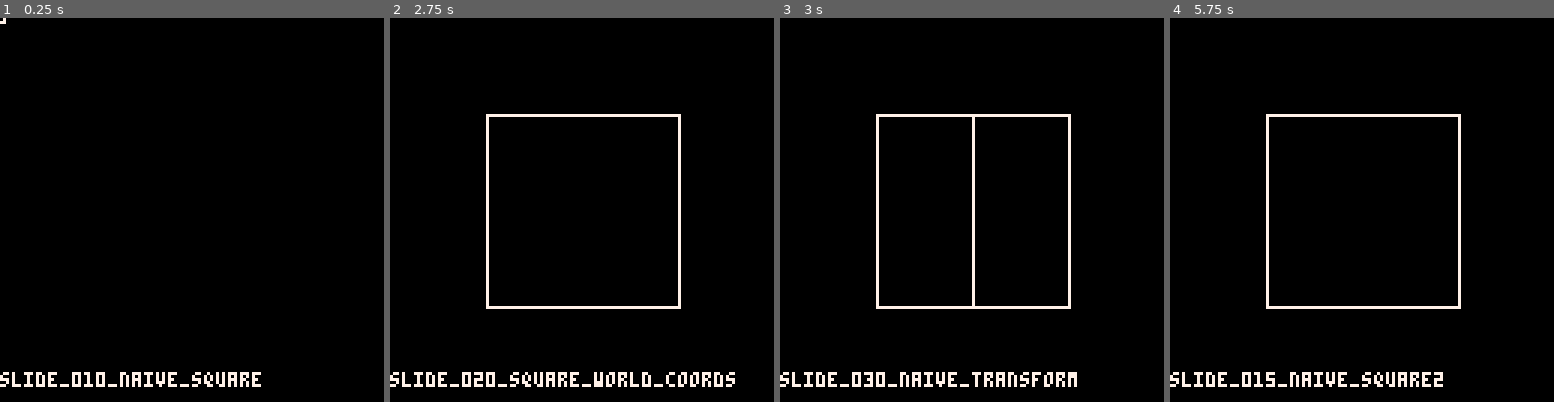
Above: before the commit, frames 1-4 (left to right).
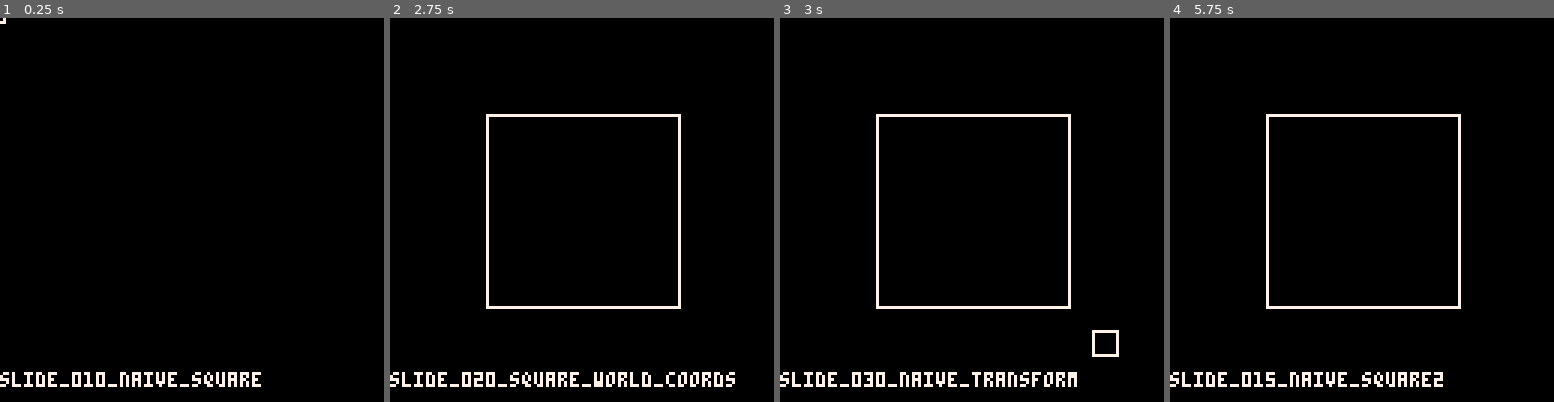
Above: after the commit, the same moments.

Repository: MiniMechMedia/pico8-games
Game: PICO-8 cartridge carts/graphics-with-pico8/game-template.p8
Same seed, same stepped clock (60 frames per second), same inputs: the game is played once before the commit and once after it.
Inputs:
- Up to frame 1 (0.25 s): no input
- Up to frame 2 (2.75 s): hold Right 1.6-2.1 s; hold Right from 2.47 s (still down)
- Up to frame 3 (3 s): keep holding Right
- Up to frame 4 (5.75 s): release Right at 3.03 s; hold Left 3.08-3.58 s; hold Right 4.02-4.68 s; hold Left 5.08-5.68 s

Frames 1-2 are identical in both runs. In frame 3, 0.6% of the frame differs, in the area x 50-89%, y 25-89%; in frame 4, nothing differs.

Commit message:
ok have naive transform

Diff:
--- a/carts/graphics-with-pico8/game-template.p8
+++ b/carts/graphics-with-pico8/game-template.p8
@@ -33,6 +33,18 @@
         break
     end
 end
+
+function gameObject(mesh)
+	-- We're cheating a little bit here...
+	-- TODO comment better
+	if type(mesh[1].x) == 'number' then
+		add(mesh, mesh[1])
+	end
+	return {
+		mesh = mesh
+	}
+end
+
 
 function _init()
 	cartdata('minimechmedia_graphics_with_pico8_v1')
--- a/carts/graphics-with-pico8/slide_010_naive_square.lua
+++ b/carts/graphics-with-pico8/slide_010_naive_square.lua
@@ -2,13 +2,13 @@
 
 function draw()
     local vertices = {
-        {-1, 1},
-        {-1, -1},
-        {1, -1},
-        {1, 1}
+        {x = -1, y = 1},
+        {x = -1, y = -1},
+        {x = 1, y = -1},
+        {x = 1, y = 1}
     }
 
     for vertex in all(vertices) do
-        line(vertex[1], vertex[2])
+        line(vertex.x, vertex.y)
     end
 end
--- a/carts/graphics-with-pico8/slide_015_naive_square2.lua
+++ b/carts/graphics-with-pico8/slide_015_naive_square2.lua
@@ -2,13 +2,13 @@
 
 function draw()
     local vertices = {
-        {32, 96},
-        {32, 32},
-        {96, 32},
-        {96, 96}
+        {x = 32, y = 96},
+        {x = 32, y = 32},
+        {x = 96, y = 32},
+        {x = 96, y = 96}
     }
 
     for vertex in all(vertices) do
-        line(vertex[1], vertex[2])
+        line(vertex.x, vertex.y)
     end
 end
--- a/carts/graphics-with-pico8/slide_020_square_world_coords.lua
+++ b/carts/graphics-with-pico8/slide_020_square_world_coords.lua
@@ -1,14 +1,17 @@
-
 
 function draw()
+    SCALE = 32
+    OFFSET = 64
+
     local vertices = {
-        {-1, 1},
-        {-1, -1},
-        {1, -1},
-        {1, 1}
+        {x = -1, y = 1},
+        {x = -1, y = -1},
+        {x = 1, y = -1},
+        {x = 1, y = 1}
     }
 
-    for vertex in all(vertices) do
-        line(vertex[1] * 32 + 64, vertex[2] * 32 + 64)
+    for _, vertex in ipairs(vertices) do
+        line(vertex.x * SCALE + OFFSET,
+             vertex.y * SCALE + OFFSET)
     end
 end
--- a/carts/graphics-with-pico8/slide_030_naive_transform.lua
+++ b/carts/graphics-with-pico8/slide_030_naive_transform.lua
@@ -1,23 +1,27 @@
 
 function draw()
+    local SCALE = 32
+    local OFFSET = 64
     local objects = {
-        {
-        {-1, 1},
-        {-1, -1},
-        {1, -1},
-        {1, 1}
-        },
-        {
-            {0, 1},
-            {0, -1},
-            {1, -1},
-            {1, 1}
-        }
+        gameObject({
+            {x = -1, y = 1},
+            {x = -1, y = -1},
+            {x = 1, y = -1},
+            {x = 1, y = 1}
+        }),
+        gameObject({
+            {x = 1.5, y = 1.25},
+            {x = 1.25, y = 1.25},
+            {x = 1.25, y = 1.5},
+            {x = 1.5, y = 1.5},
+        })
     }
 
-    for object in all(objects) do
-        for vertex in all(object) do
-            line(vertex[1] * 32 + 64, vertex[2] * 32 + 64)
+    for obj in all(objects) do
+        for vertex in all(obj.mesh) do
+            line(vertex.x * SCALE + OFFSET, vertex.y * SCALE + OFFSET)
         end
+        line()
     end
+
 end
Not shown, changed: carts/graphics-with-pico8/README.md
